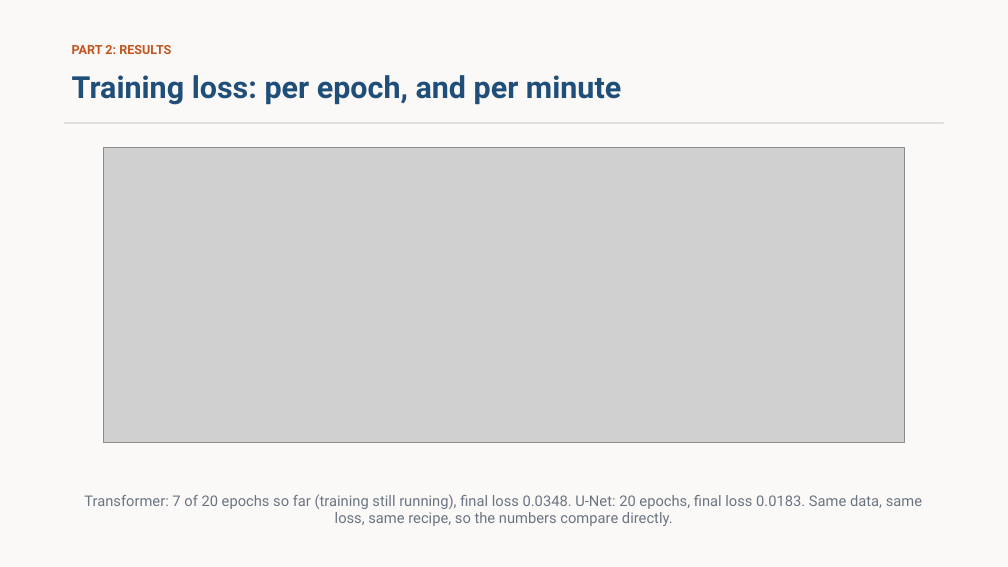
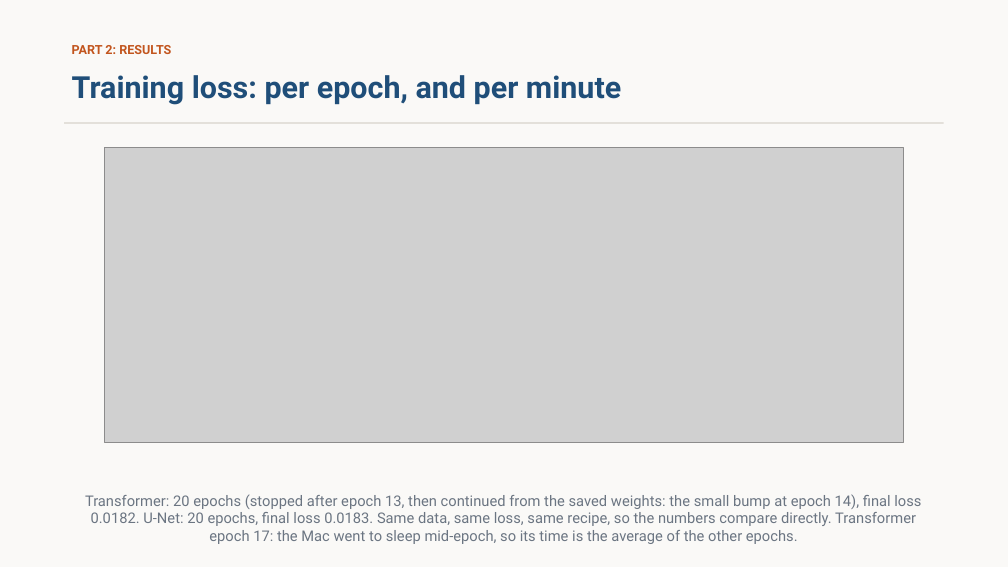
Before and after one commit to stanthemaker/tutorial_ml, a slide deck: slide 23 of week5_diffusion/slides/week5_diffusion.pptx (slide 24 before the commit). Drawn at 1008x567 pixels with LibreOffice and Linux fonts; fonts in the diff are those of the drawing; grey boxes stand for pictures. Boxes give left, top, right and bottom in pixels: in the first picture for what was removed or moved away, otherwise in the second. Text is boxed around its words. In the diff, an @@ line names an element or a change of style, - is before the commit and + after.

```diff
--- a/week5_diffusion/slides/week5_diffusion.pptx
+++ b/week5_diffusion/slides/week5_diffusion.pptx
@@ text at (85,494,921,544): text changed @@
-Transformer: 7 of 20 epochs so far (training still running), final loss 0.0348. U-Net: 20 epochs, final loss 0.0183. Same data, same loss, same recipe, so the numbers compare directly.
+Transformer: 20 epochs (stopped after epoch 13, then continued from the saved weights: the small bump at epoch 14), final loss 0.0182. U-Net: 20 epochs, final loss 0.0183. Same data, same loss, same recipe, so the numbers compare directly. Transformer epoch 17: the Mac went to sleep mid-epoch, so its time is the average of the other epochs.
```
Also in this commit, not shown: 5 other slides changed, 2 slides added, 4 slides removed, 12 other files.
